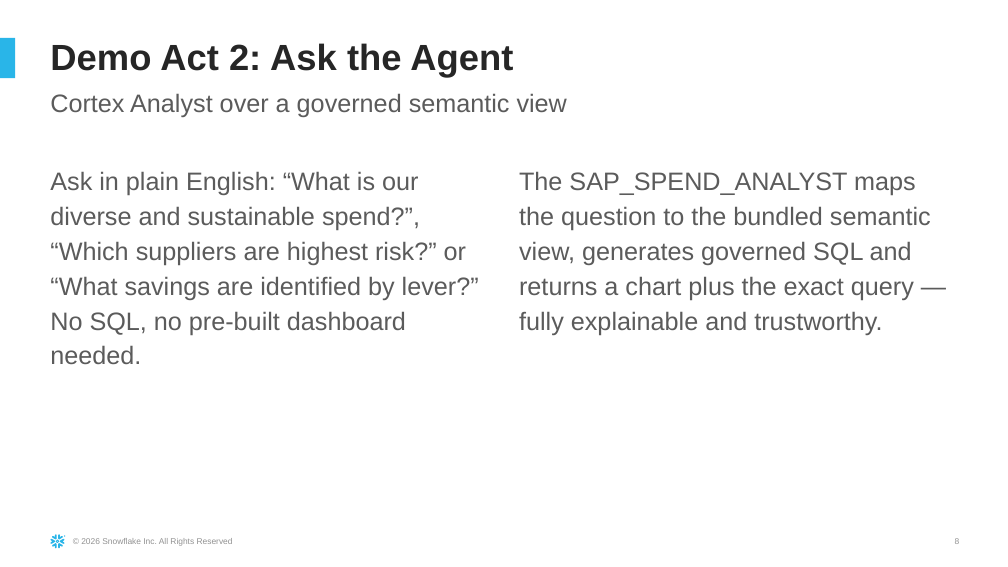
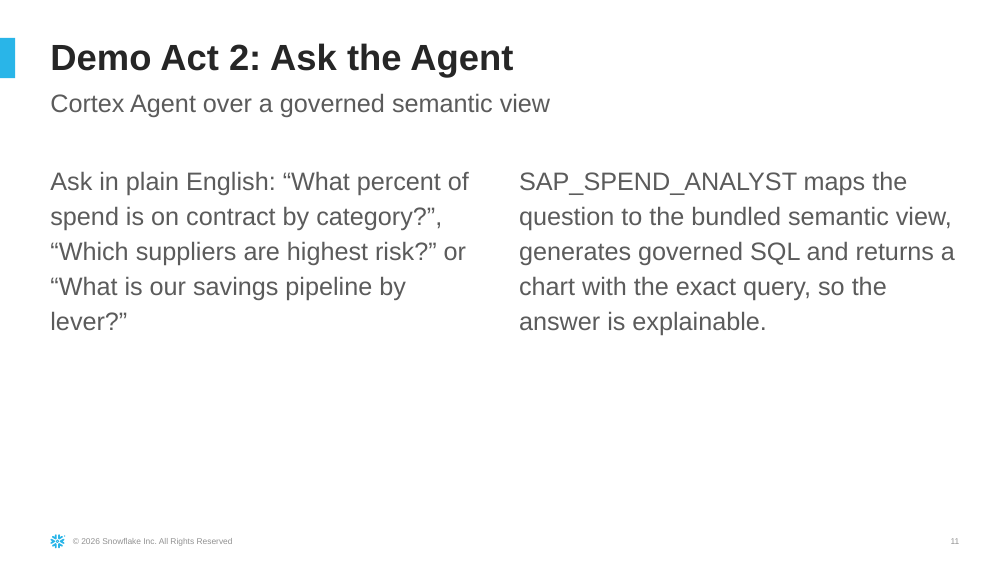
Before and after one commit to sfc-gh-dfreriks/sap-bdc-spend-360, a slide deck: slide 11 of docs/SAP_Spend_360_Demo_Guide.pptx (slide 8 before the commit). Drawn at 1008x567 pixels with LibreOffice and Linux fonts; fonts in the diff are those of the drawing. Boxes give left, top, right and bottom in pixels: in the first picture for what was removed or moved away, otherwise in the second. Text is boxed around its words. In the diff, an @@ line names an element or a change of style, - is before the commit and + after.

Commit message:
Rebuild the Spend 360 demo guide deck from a script
tools/build_demo_guide.py rewrites the July guide's text frames in place from
/tmp/spend_facts.json and adds three screenshot slides after Demo Act 1, the same
method as Working Capital 360. docs/SAP_Spend_360_Demo_Guide.pptx regenerated.

```diff
--- a/docs/SAP_Spend_360_Demo_Guide.pptx
+++ b/docs/SAP_Spend_360_Demo_Guide.pptx
@@ subtitle at (x1=50, y1=93, x2=550, y2=117): text changed @@
-Cortex Analyst over a governed semantic view
+Cortex Agent over a governed semantic view
@@ text at (x1=50, y1=171, x2=469, y2=330): text changed @@
-Ask in plain English: “What is our diverse and sustainable spend?”, “Which suppliers are highest risk?” or “What savings are identified by lever?” No SQL, no pre-built dashboard needed.
+Ask in plain English: “What percent of spend is on contract by category?”, “Which suppliers are highest risk?” or “What is our savings pipeline by lever?”
@@ text at (x1=519, y1=171, x2=955, y2=335): text changed @@
-The SAP_SPEND_ANALYST maps the question to the bundled semantic view, generates governed SQL and returns a chart plus the exact query — fully explainable and trustworthy.
+SAP_SPEND_ANALYST maps the question to the bundled semantic view, generates governed SQL and returns a chart with the exact query, so the answer is explainable.
@@ page number at (x1=951, y1=538, x2=960, y2=544): text changed @@
-8
+11
```
Also in this commit, not shown: 11 other slides changed, 3 slides added, 1 other file.
